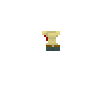
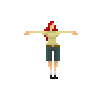
The second 102 x 102 image is a revision of the first. Changes to its layers:
showed "Leg_Left" over [46, 36, 64, 79]
showed "Leg_Right" over [52, 47, 60, 79]
showed "Arm_Left" over [24, 31, 44, 35]
showed "Arm_Right" over [60, 31, 78, 35]
showed "head" over [44, 21, 58, 31]
